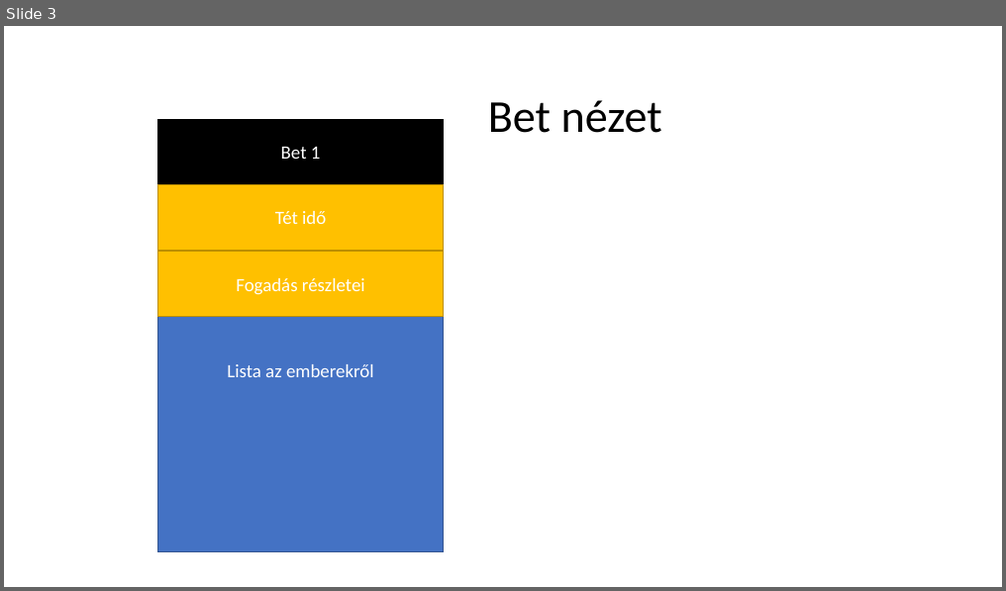
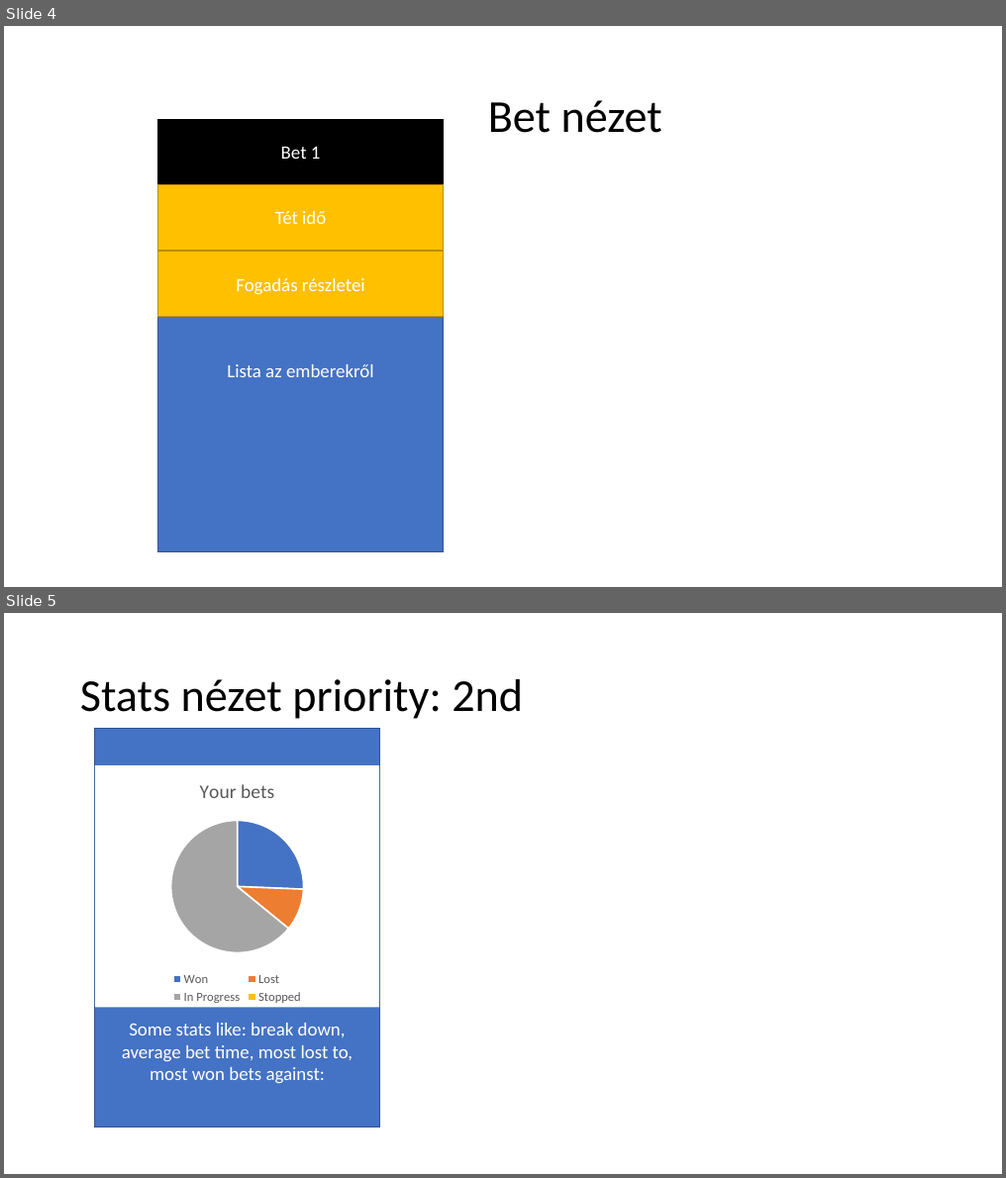
Before and after one commit to Frostforus/BetTracker, a slide deck: design/Design_ppt-ben.pptx. Shown one above the other, each under a label of ours: slide 3 before the commit, slides 4 and 5 after it. The pictures are 1006x591 and 1006x1178 pixels, drawn with LibreOffice and Linux fonts; fonts in the diff are those of the drawing. Boxes give left, top, right and bottom in pixels: in the first picture for what was removed or moved away, otherwise in the second. Text is boxed around its words. In the diff, an @@ line names an element or a change of style, - is before the commit and + after.

```diff
--- a/design/Design_ppt-ben.pptx
+++ b/design/Design_ppt-ben.pptx
@@ slide 5 added at [4, 613, 1002, 1174], background #FFFFFF @@
@@ title added at [80, 679, 523, 719], 44 pt, text #000000 @@
+Stats nézet priority: 2nd
@@ rectangle added at [95, 728, 380, 1127], fill #4472C4, outline #325491 1 pt, 18 pt, text #FFFFFF @@
+Some stats like: break down, average bet time, most lost to, most won bets against:
@@ pie chart added at [95, 765, 380, 1008] @@
+title "Your bets"
+categories: Won, Lost, In Progress, Stopped
+Your bets: 26, 10, 64, 0
@@ what was slide 3 is now slide 4 @@
```
Also in this commit, not shown: 1 slide changed, 2 other slides added, 11 other files.
